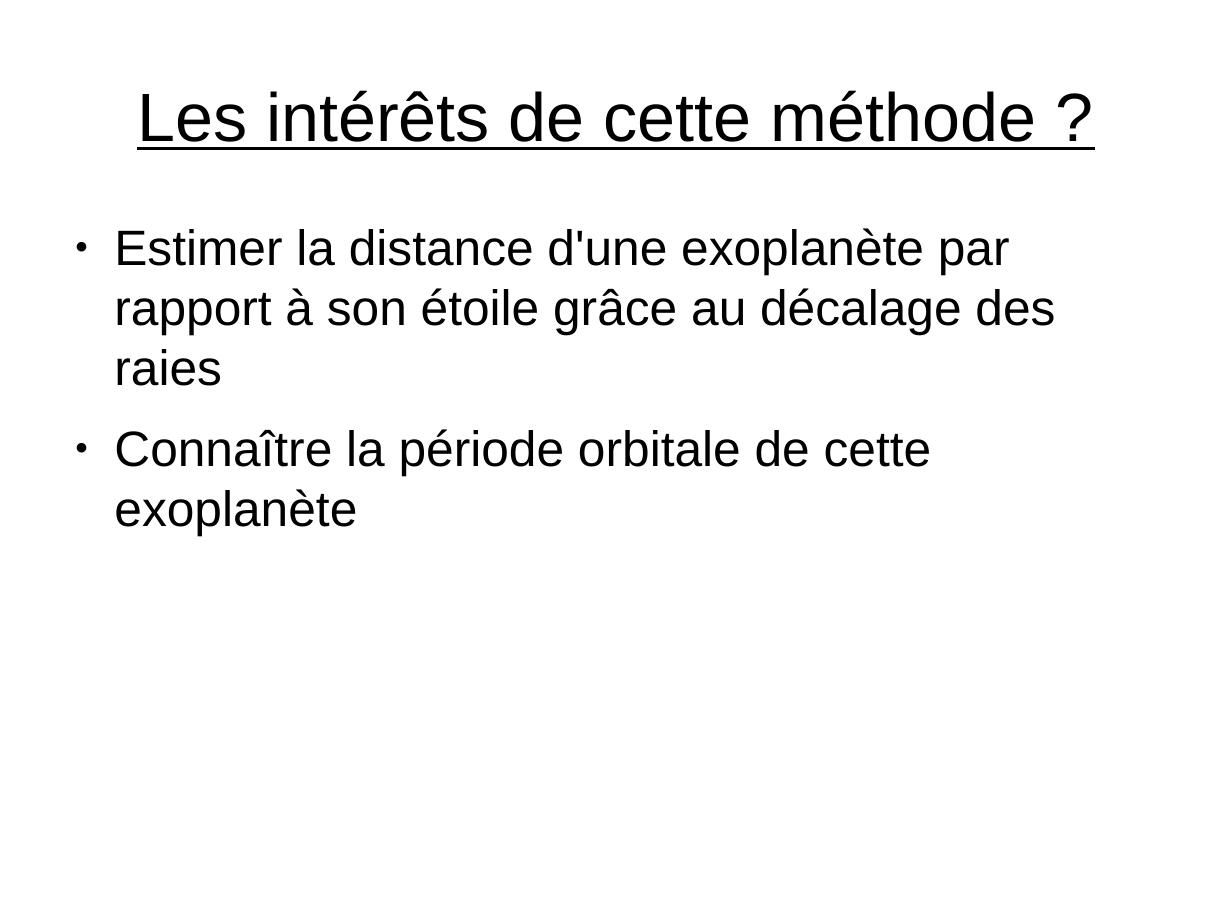
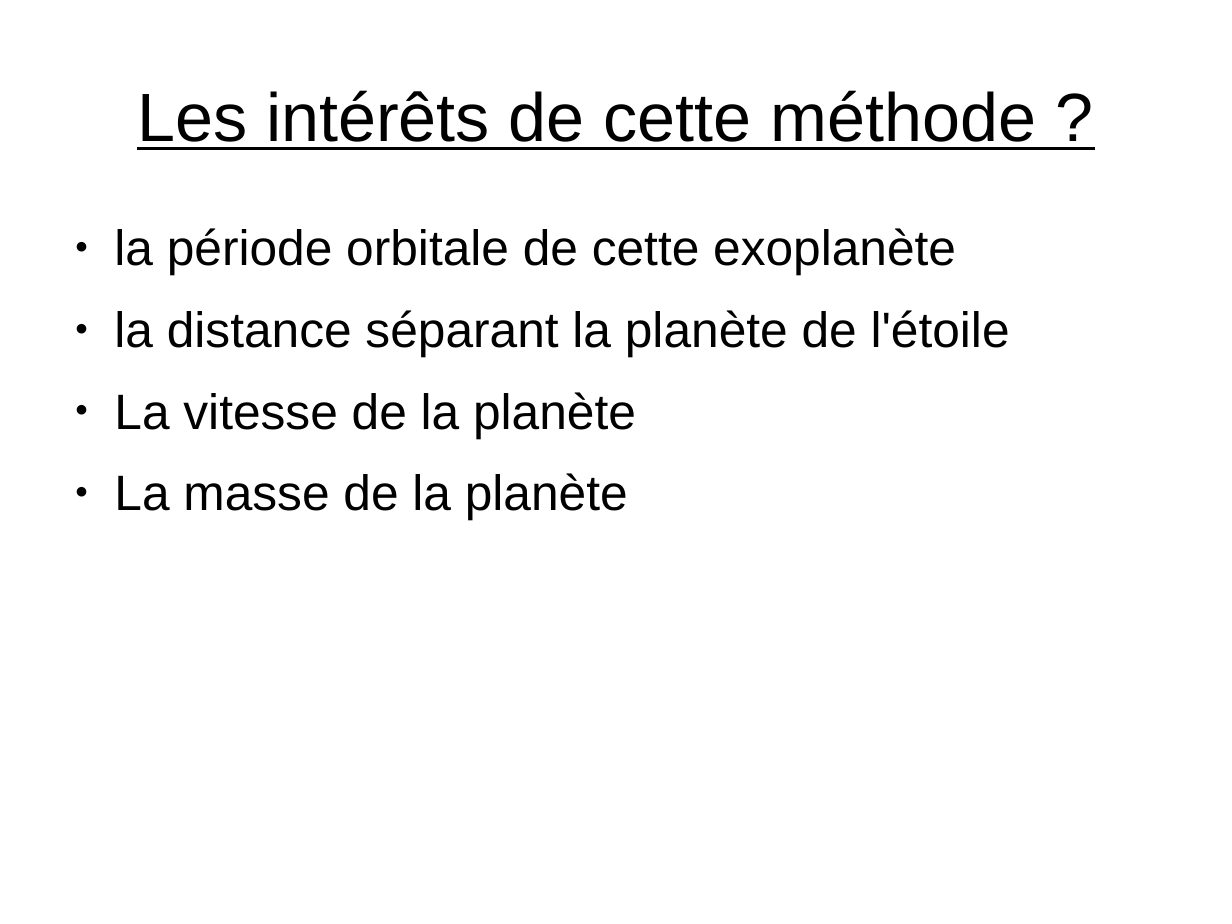
Before and after one commit to ARE-UPMC/are-gravite-2017-exoplantes-maxz, a slide deck: slide 13 of podcast.odp.pptx. Drawn at 1232x924 pixels with LibreOffice and Linux fonts; fonts in the diff are those of the drawing. Boxes give left, top, right and bottom in pixels: in the first picture for what was removed or moved away, otherwise in the second. Text is boxed around its words. In the diff, an @@ line names an element or a change of style, - is before the commit and + after.

```diff
--- a/podcast.odp.pptx
+++ b/podcast.odp.pptx
@@ text at [114, 228, 1010, 520]: text changed @@
-● Estimer la distance d'une exoplanète par rapport à son étoile grâce au décalage des raies
-● Connaître la période orbitale de cette exoplanète
+● la période orbitale de cette exoplanète
+● la distance séparant la planète de l'étoile
+● La vitesse de la planète
+● La masse de la planète
```
Also in this commit, not shown: 8 other slides changed.
